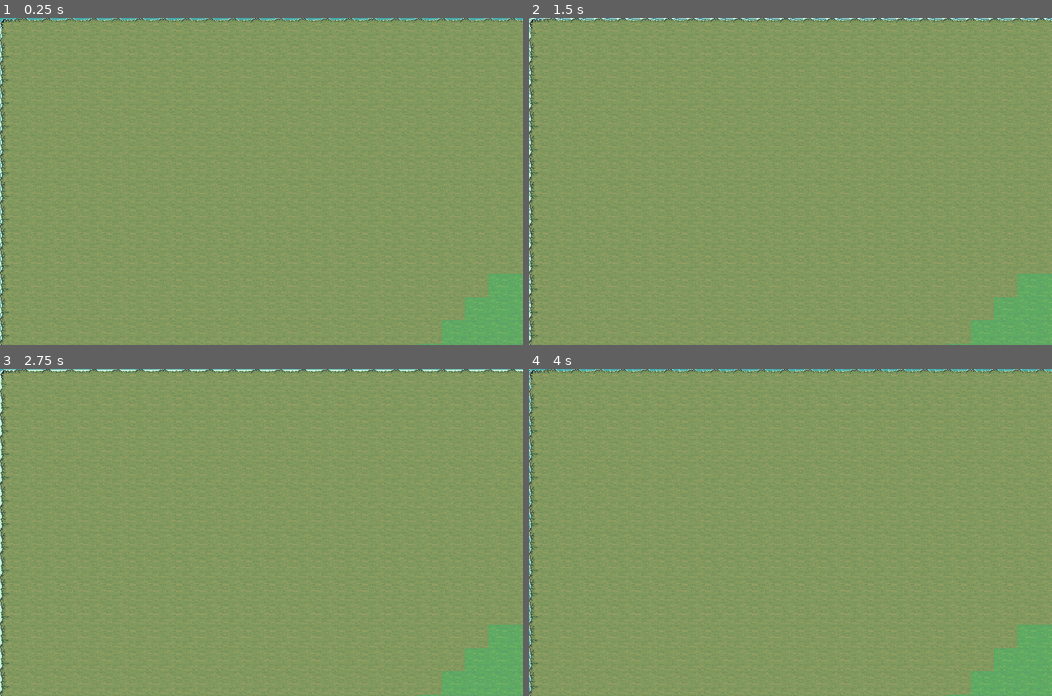
Above: before the commit, frames 1-4 (two rows, left to right).
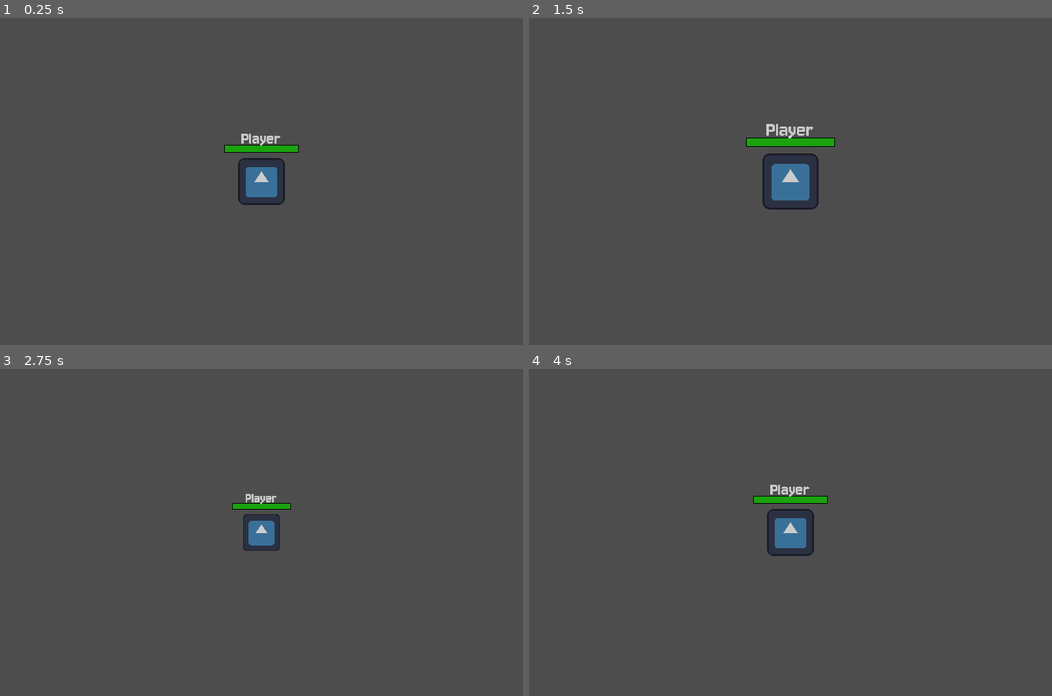
Above: after the commit, the same moments.

Repository: August099/juegoMulti
Game: Godot game, scene res://Escenario/world_generation.tscn
Same seed, same stepped clock (60 frames per second), same inputs: the game is played once before the commit and once after it. This scene is started directly instead of the project's main scene. The engine's default icon, where the game draws it, is replaced by a stand-in: a white triangle on a blue panel in a dark square.
Inputs (mouse positions are in pixels of both pictures, inside the frame that each line leads up to):
- Up to frame 1 (0.25 s): no input
- Up to frame 2 (1.5 s): tap Enter (ui_accept) at 0.5, 0.77, 1.25 s; move the mouse to (905, 165) at 0.52 s; hold D (MoveRight) 0.53-1.28 s; hold Tab (Tab) 0.53-1.28 s; move the mouse to (685, 197) at 1.27 s; hold S (MoveDown) from 1.28 s (still down); tap Mouse wheel up (ZoomIn) at 1.35 s
- Up to frame 3 (2.75 s): tap Enter (ui_accept) at 1.52, 2 s; move the mouse to (313, 460) at 2.02 s; release S (MoveDown) at 2.03 s; hold D (MoveRight) from 2.03 s (still down); tap Mouse wheel down (ZoomOut) at 2.1 s
- Up to frame 4 (4 s): tap Enter (ui_accept) at 2.75, 3.02, 3.5, 3.77 s; move the mouse to (764, 597) at 2.77 s; release D (MoveRight) at 2.78 s; hold W (MoveUp) 2.78-3.53 s; tap Tab (Tab) at 2.85 s; move the mouse to (947, 581) at 3.52 s; hold A (MoveLeft) from 3.53 s (still down); tap Mouse wheel up (ZoomIn) at 3.6 s

The runs differ from the first frame. In frame 1, 100% of the frame differs, in the area x 0-100%, y 0-100%; in frame 2, 100%; in frame 3, 100%; in frame 4, 100%.
Error after the commit: Invalid access to property or key 'movement_unlocked' on a base object of type 'null instance'. (res://Scripts/player.gd:32)

Commit message:
todo junto

Diff:
--- a/Escenario/world_generation.gd
+++ b/Escenario/world_generation.gd
@@ -44,7 +44,9 @@
 	print(temperature_noise.seed)
 	print(moisture_noise.seed)
 
-	call_deferred("_start_world_generation")
+
+	generate_world()
+	#call_deferred("_start_world_generation")
 
 func generate_world():
 	source_arr.shuffle()
@@ -56,6 +58,8 @@
 		"color_3": [],
 		"color_4": []
 	}
+
+	var counter := 0
 
 	for x in range(width):
 		for y in range(height):
@@ -81,6 +85,15 @@
 			else:
 				tile_map.set_cell(water_layer, pos, water_atlas_id, Vector2i(0, 0))
 
+			# Si consume muchos recursos para generar lo frena un poco para evitar que
+			# el mutijugador se caiga
+			counter += 1
+			# Usar un valor mas alto hace que se cargue mas rapido el mapa pero haya
+			# mayor posibilidad de que se caiga el multi, y viceversa
+			if counter % 100 == 0:
+				#print("Almost crashed", counter)
+				await get_tree().process_frame
+
 	switch_biome_probability(source_arr[0], 1)
 	tile_map.set_cells_terrain_connect(ground_layer, grass_tiles.color_0, 0, 0)
 	switch_biome_probability(source_arr[0], 0)
@@ -102,6 +115,9 @@
 	switch_biome_probability(source_arr[4], 0)
 
 	set_decoration_world()
+
+	# Si ya se cargo todo pongo el player en ready
+	get_parent().player_ready()
 
 func set_decoration_world():
 	for x in range(width):
--- a/Escenario/world_generation.tscn
+++ b/Escenario/world_generation.tscn
@@ -1,19 +1,19 @@
 [gd_scene load_steps=27 format=3 uid="uid://c8kkijph46fur"]
 
-[ext_resource type="Texture2D" uid="uid://cb5gfumf8afjt" path="res://Assets/Terrain/Tileset/Tilemap_color1.png" id="1_o8roq"]
+[ext_resource type="Texture2D" uid="uid://cb5gfumf8afjt" path="res://assets/Terrain/Tileset/Tilemap_color1.png" id="1_o8roq"]
 [ext_resource type="Script" path="res://Escenario/world_generation.gd" id="1_su5g7"]
 [ext_resource type="Texture2D" uid="uid://bfsrg8pw1pn4m" path="res://assets/Terrain/Tileset/Tilemap_color2.png" id="2_a0qb2"]
 [ext_resource type="Texture2D" uid="uid://dfafei44berlq" path="res://assets/noise/world_generation_temperature_2.tres" id="2_vp17p"]
 [ext_resource type="Texture2D" uid="uid://c7biwnixngoeh" path="res://assets/noise/world_generation_moisure.tres" id="3_1d3xq"]
 [ext_resource type="Texture2D" uid="uid://c4h1xyfnnrsgu" path="res://assets/Terrain/Tileset/Tilemap_color3.png" id="3_rjxea"]
 [ext_resource type="Texture2D" uid="uid://dc4x6boaie8ly" path="res://assets/Terrain/Tileset/Tilemap_color4.png" id="4_7vteo"]
+[ext_resource type="PackedScene" uid="uid://o4svm0t826cc" path="res://Escenario/player.tscn" id="4_v64wf"]
 [ext_resource type="Texture2D" uid="uid://ciqqsab2je0my" path="res://assets/Terrain/Tileset/Tilemap_color5.png" id="5_yvus1"]
 [ext_resource type="Texture2D" uid="uid://xkljf62lus3m" path="res://assets/Terrain/Tileset/Water Background color.png" id="6_ub8bp"]
 [ext_resource type="Texture2D" uid="uid://bciphvi4ivp64" path="res://assets/Terrain/Tileset/Water Foam.png" id="7_og4n6"]
 [ext_resource type="Texture2D" uid="uid://oftn57osyq83" path="res://assets/Terrain/Decorations/Bushes/Bushe1.png" id="8_xmgne"]
 [ext_resource type="Texture2D" uid="uid://b2pjyi11kh6ct" path="res://assets/Terrain/Decorations/Bushes/Bushe3.png" id="9_l518k"]
 [ext_resource type="Texture2D" uid="uid://c2aohll6ortn3" path="res://assets/Terrain/Resources/Wood/Trees/Tree2.png" id="10_kfqus"]
-[ext_resource type="PackedScene" uid="uid://o4svm0t826cc" path="res://Escenario/player.tscn" id="12_lk7rx"]
 
 [sub_resource type="TileMapPattern" id="TileMapPattern_20loj"]
 tile_data = PackedInt32Array(0, 393218, 3, 65536, 393218, 4)
@@ -2163,6 +2163,8 @@
 noise_temperature_text = ExtResource("2_vp17p")
 noise_moisture_text = ExtResource("3_1d3xq")
 
+[node name="player" parent="." instance=ExtResource("4_v64wf")]
+
 [node name="TileMap" type="TileMap" parent="."]
 tile_set = SubResource("TileSet_4rfnk")
 cell_quadrant_size = 64
Not shown, changed: Assets/Font/Alkatra-VariableFont_wght.ttf.import
Not shown, changed: Assets/Font/Jersey10-Regular.ttf.import
Not shown, changed: Assets/Menu/thumbs_up.svg.import
Not shown, changed: Assets/Menu/wait.svg.import
Not shown, changed: assets/Buildings/Black Buildings/Archery.png.import
Not shown, changed: assets/Buildings/Black Buildings/Barracks.png.import
Not shown, changed: assets/Buildings/Black Buildings/Castle.png.import
Not shown, changed: assets/Buildings/Black Buildings/House1.png.import
Not shown, changed: assets/Buildings/Black Buildings/House2.png.import
Not shown, changed: assets/Buildings/Black Buildings/House3.png.import
Not shown, changed: assets/Buildings/Black Buildings/Monastery.png.import
Not shown, changed: assets/Buildings/Black Buildings/Tower.png.import
(and 402 more such lines)
